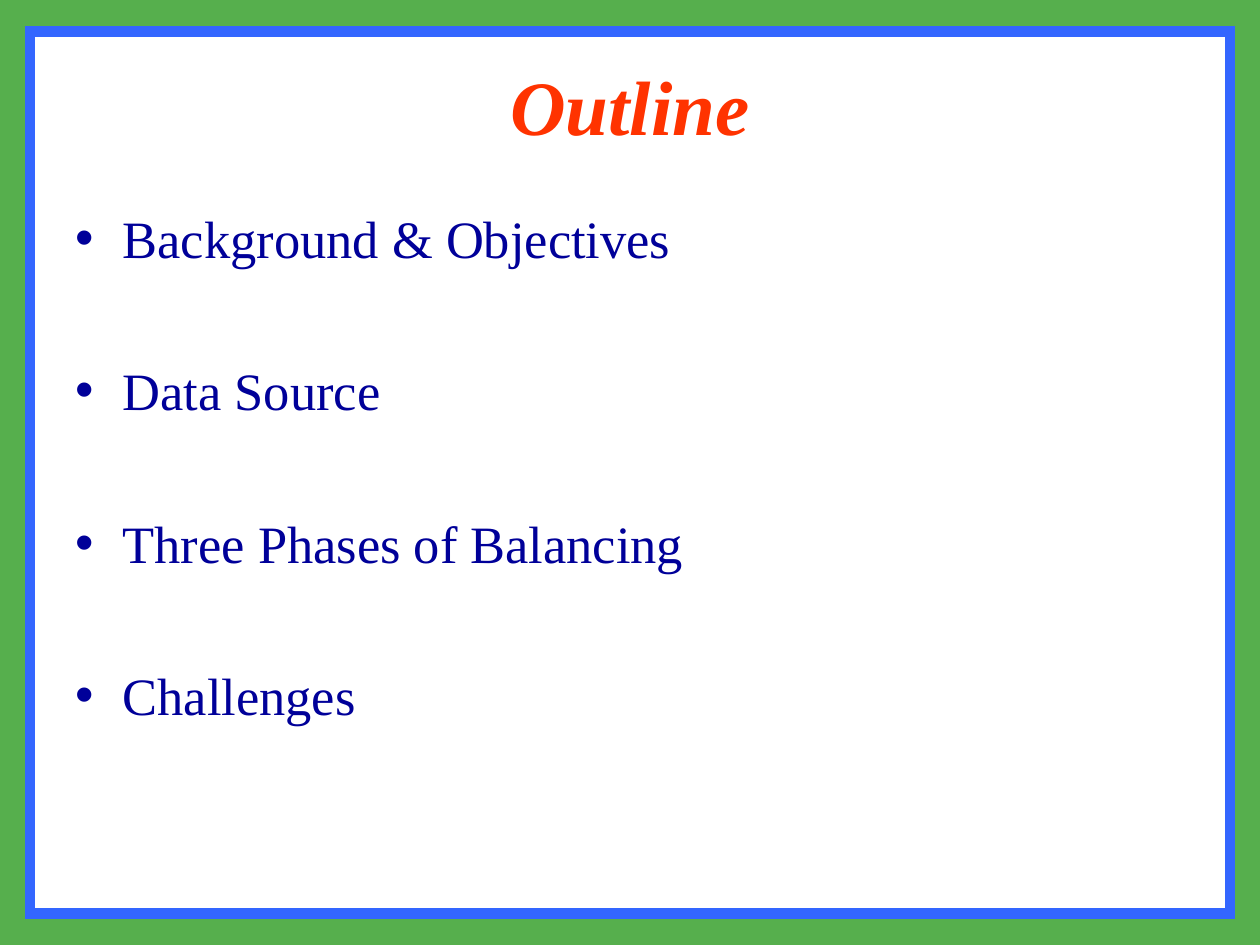
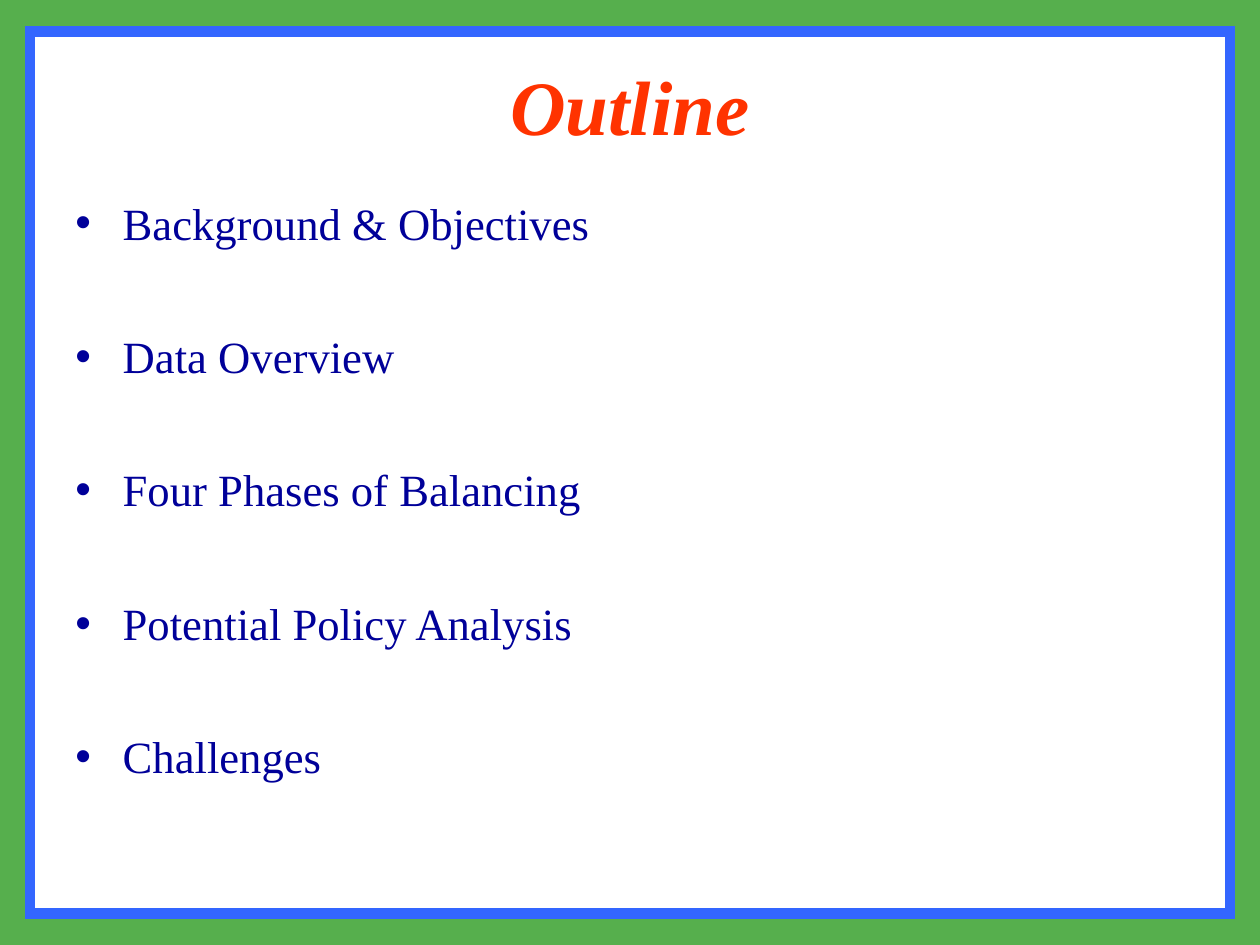
Before and after one commit to zhangda1021/data, a slide deck: slide 2 of data preparation.ppt. Drawn at 1260x945 pixels with LibreOffice and Linux fonts; fonts in the diff are those of the drawing. Boxes give left, top, right and bottom in pixels: in the first picture for what was removed or moved away, otherwise in the second. Text is boxed around its words. In the diff, an @@ line names an element or a change of style, - is before the commit and + after.

```diff
--- a/data preparation.ppt
+++ b/data preparation.ppt
@@ text "Background & Objectives": place and size @@
-text "Background & Objectives" at bbox=[123, 221, 684, 726]
+text "Background & Objectives" at bbox=[123, 209, 589, 782]
@@ text at bbox=[123, 209, 589, 782]: size 30 to 25.5 pt in "Background & Objectives", "Challenges" @@
@@ text at bbox=[123, 343, 580, 649]: text changed; size 30 to 25.5 pt @@
-• Data Source
-• Three Phases of Balancing
+• Data Overview
+• Four Phases of Balancing
+• Potential Policy Analysis
```
Also in this commit, not shown: 2 other slides changed, 9 slides added, 20 slides removed, 4 other files.
